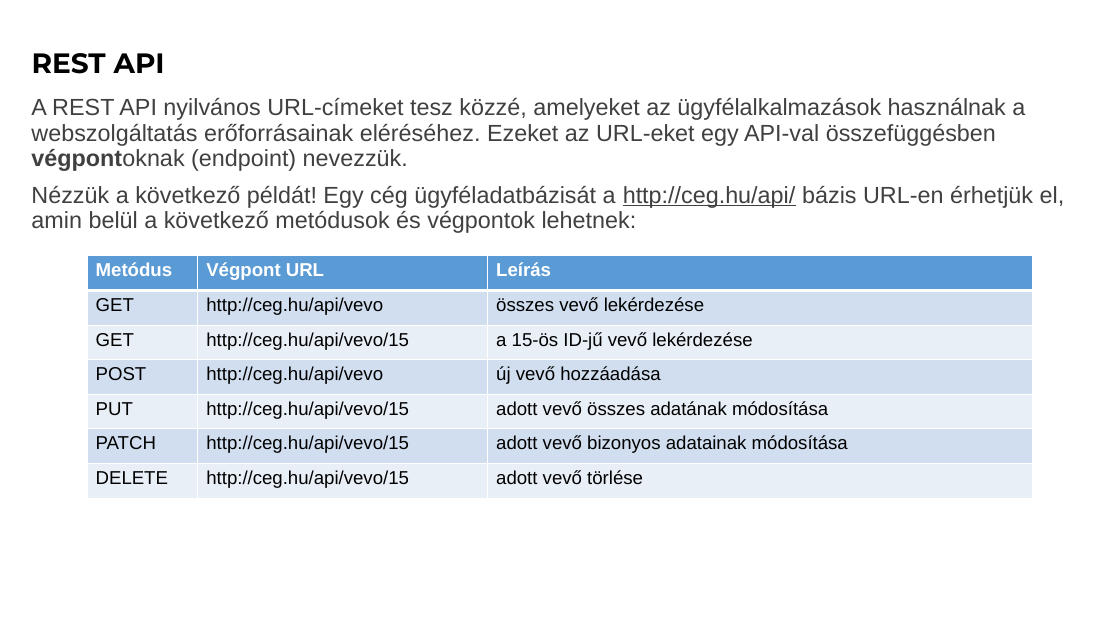
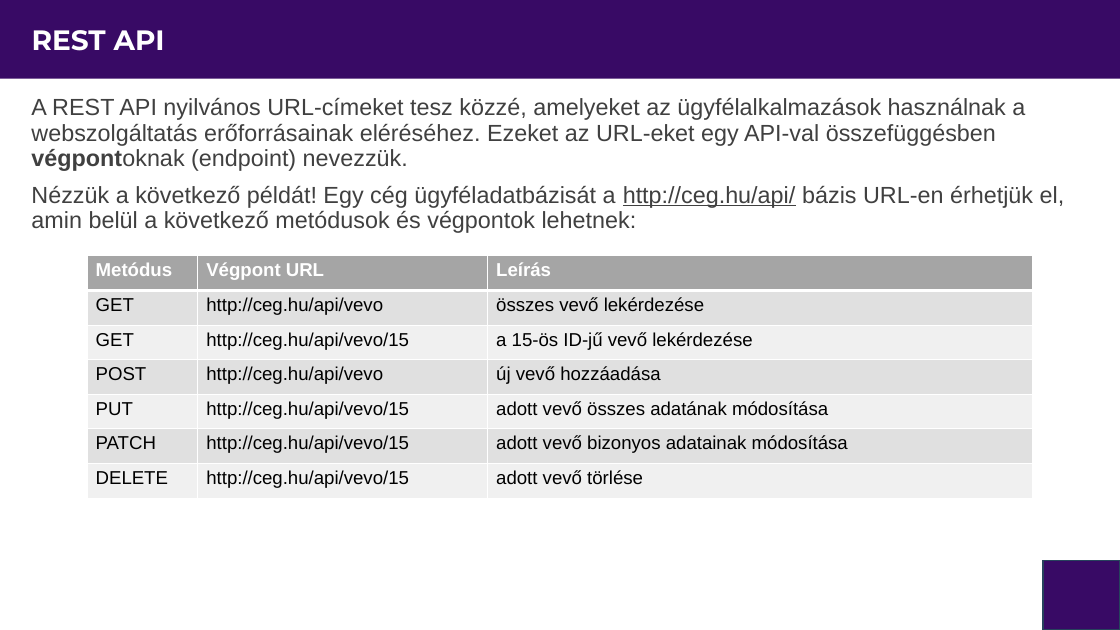
Before and after one commit to itmp-hu/itmp-halozatok-programozasa, a slide deck: slide 8 of module-2/Hálózatprogramozás és automatizáció-2.pptx (slide 7 before the commit). Drawn at 1120x630 pixels with LibreOffice and Linux fonts; fonts in the diff are those of the drawing; background and template pictures are left out. Boxes give left, top, right and bottom in pixels: in the first picture for what was removed or moved away, otherwise in the second. Text is boxed around its words. In the diff, an @@ line names an element or a change of style, - is before the commit and + after.

```diff
--- a/module-2/Hálózatprogramozás és automatizáció-2.pptx
+++ b/module-2/Hálózatprogramozás és automatizáció-2.pptx
@@ rectangle added at (x1=0, y1=0, x2=1120, y2=79), fill #380A65 @@
@@ title "REST API" at (x1=32, y1=30, x2=165, y2=51): text colour #000000 to #FFFFFF @@
@@ table at (x1=87, y1=256, x2=1033, y2=499) @@
@@ fill #5B9BD5 to #A5A5A5 in row 1 @@
@@ fill #D2DEEF to #E1E1E1 in 9 cells @@
@@ fill #EAEFF7 to #F0F0F0 in 9 cells @@
@@ rounded rectangle added at (x1=1044, y1=560, x2=1120, y2=630), fill #380A65, outline #28445D 1 pt @@
```
Also in this commit, not shown: 23 other slides changed, 1 slide added, 2 other files.
